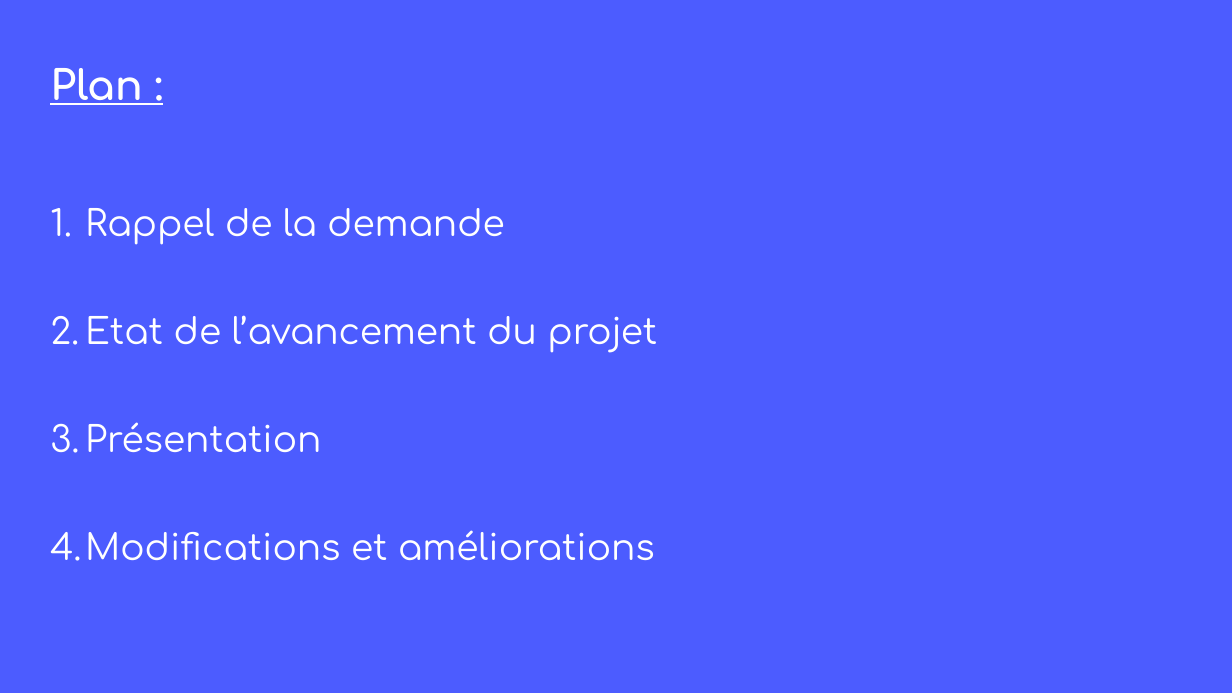
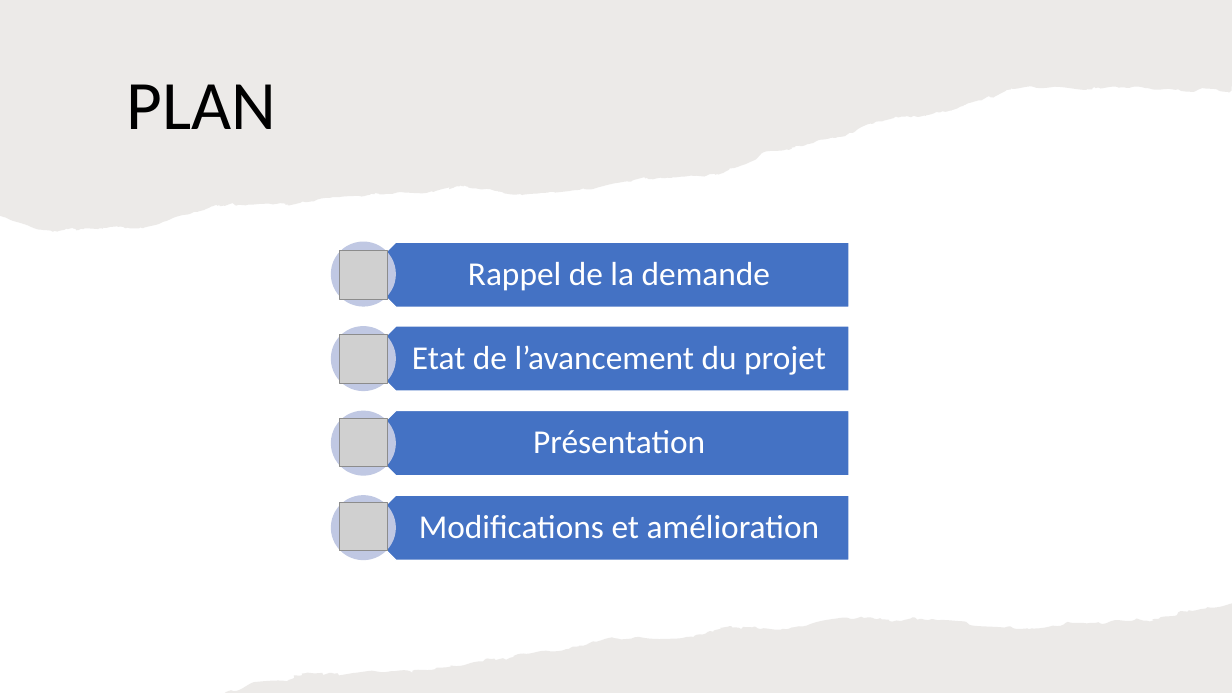
Before and after one commit to rharkor/second-tour, a slide deck: slide 2 of rendu/Réunion2/compte_rendu_presentation.pptx. Drawn at 1232x693 pixels with LibreOffice and Linux fonts; fonts in the diff are those of the drawing; grey boxes stand for pictures. Boxes give left, top, right and bottom in pixels: in the first picture for what was removed or moved away, otherwise in the second. Text is boxed around its words. In the diff, an @@ line names an element or a change of style, - is before the commit and + after.

```diff
--- a/rendu/Réunion2/compte_rendu_presentation.pptx
+++ b/rendu/Réunion2/compte_rendu_presentation.pptx
@@ background #4C5CFF to #FFFFFF @@
@@ freeform shape added at (0, 0, 1232, 232), fill #82766A at 15% opacity @@
@@ text at (50, 68, 504, 245): paragraphs removed @@
-Plan :
-1. Rappel de la demande
@@ text added at (126, 84, 276, 129), 54 pt, text #000000 @@
+PLAN
@@ picture added at (339, 250, 387, 299) @@
@@ text "Etat de l’avancement du projet": place and size @@
-text "Etat de l’avancement du projet" at (50, 68, 657, 560)
+text "Etat de l’avancement du projet" at (412, 345, 826, 375)
@@ text "Etat de l’avancement du projet" at (412, 345, 826, 375): size 28 to 26 pt, font Comfortaa to Calibri; alignment left to centre; bullet 1. to none; line spacing 2.5 to 0.9; more space between paragraphs; vertical alignment top to middle @@
@@ picture added at (339, 335, 387, 383) @@
@@ picture added at (339, 419, 387, 467) @@
@@ text at (85, 422, 655, 560): paragraphs removed @@
-3. Présentation
-4. Modifications et améliorations
@@ group added at (331, 241, 849, 560): 4 pentagon arrows, 4 ellipses, 3 texts @@
+Rappel de la demande
+Présentation
+Modifications et amélioration
@@ picture added at (339, 503, 387, 551) @@
@@ freeform shape added at (225, 604, 1232, 693), fill #82766A at 15% opacity @@
```
Also in this commit, not shown: 5 other slides changed, 4 other files.
